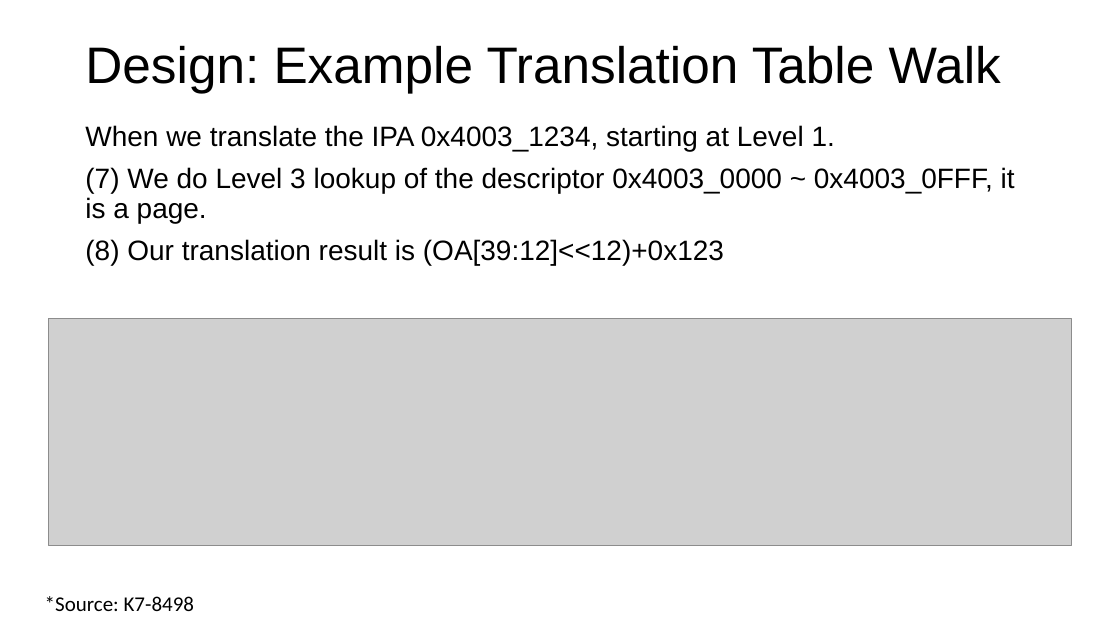
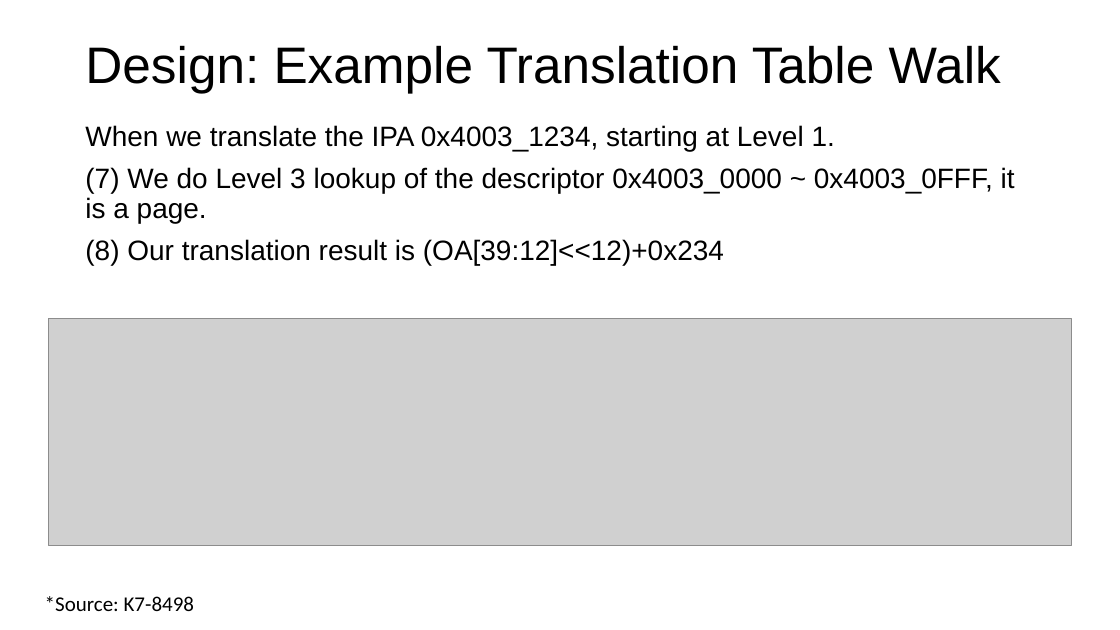
Before and after one commit to Compass-All/nailgun-teaching, a slide deck: slide 32 of defense-lab/NailgunDefense.pptx. Drawn at 1120x630 pixels with LibreOffice and Linux fonts; fonts in the diff are those of the drawing; grey boxes stand for pictures; background and template pictures are left out. Boxes give left, top, right and bottom in pixels: in the first picture for what was removed or moved away, otherwise in the second. Text is boxed around its words. In the diff, an @@ line names an element or a change of style, - is before the commit and + after.

```diff
--- a/defense-lab/NailgunDefense.pptx
+++ b/defense-lab/NailgunDefense.pptx
@@ text at (x1=85, y1=239, x2=724, y2=265): text changed @@
-(8) Our translation result is (OA[39:12]<<12)+0x123
+(8) Our translation result is (OA[39:12]<<12)+0x234
```
Also in this commit, not shown: 3 other files.
